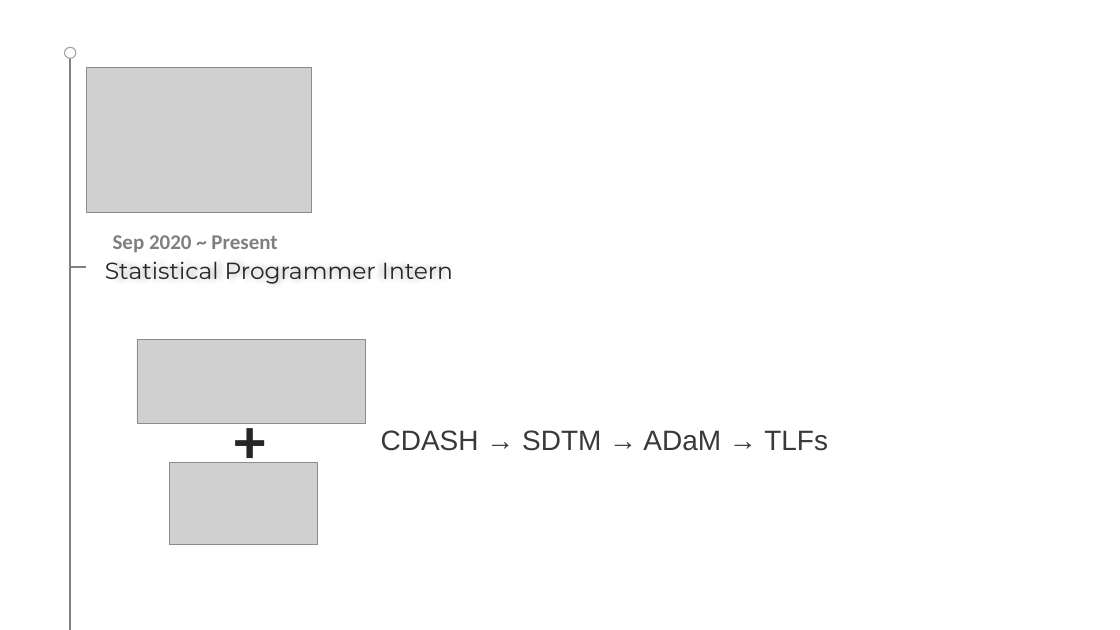
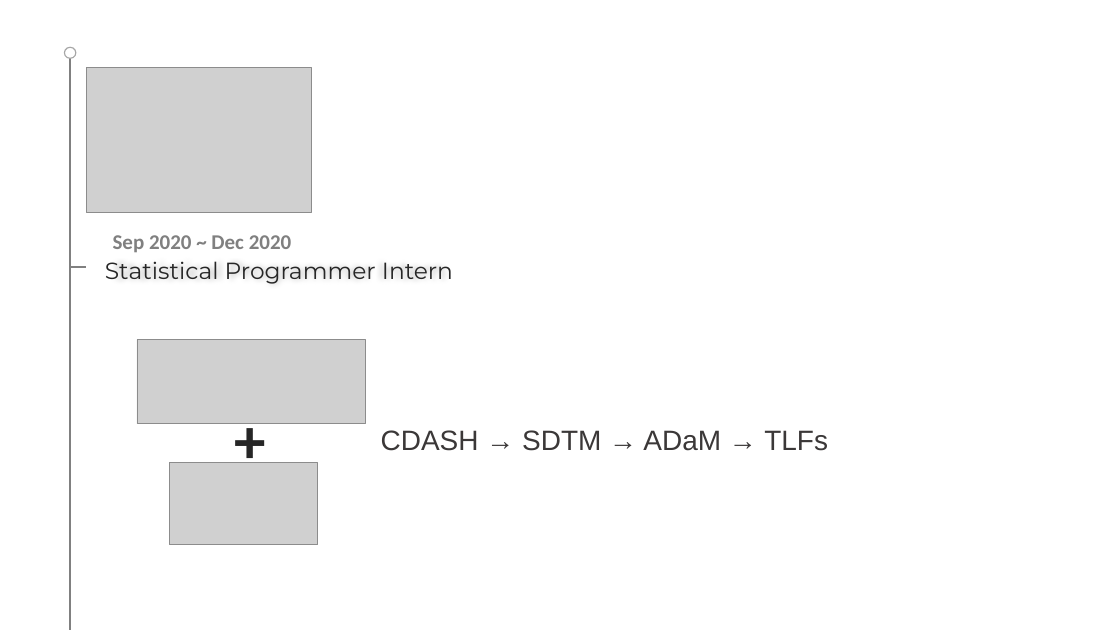
Before and after one commit to tinazhai/Web, a slide deck: slide 2 of hom1.pptx. Drawn at 1120x630 pixels with LibreOffice and Linux fonts; fonts in the diff are those of the drawing; grey boxes stand for pictures. Boxes give left, top, right and bottom in pixels: in the first picture for what was removed or moved away, otherwise in the second. Text is boxed around its words. In the diff, an @@ line names an element or a change of style, - is before the commit and + after.

```diff
--- a/hom1.pptx
+++ b/hom1.pptx
@@ text at (113,235,292,252): text changed @@
-Sep 2020 ~ Present
+Sep 2020 ~ Dec 2020
```
Also in this commit, not shown: 6 other files.
